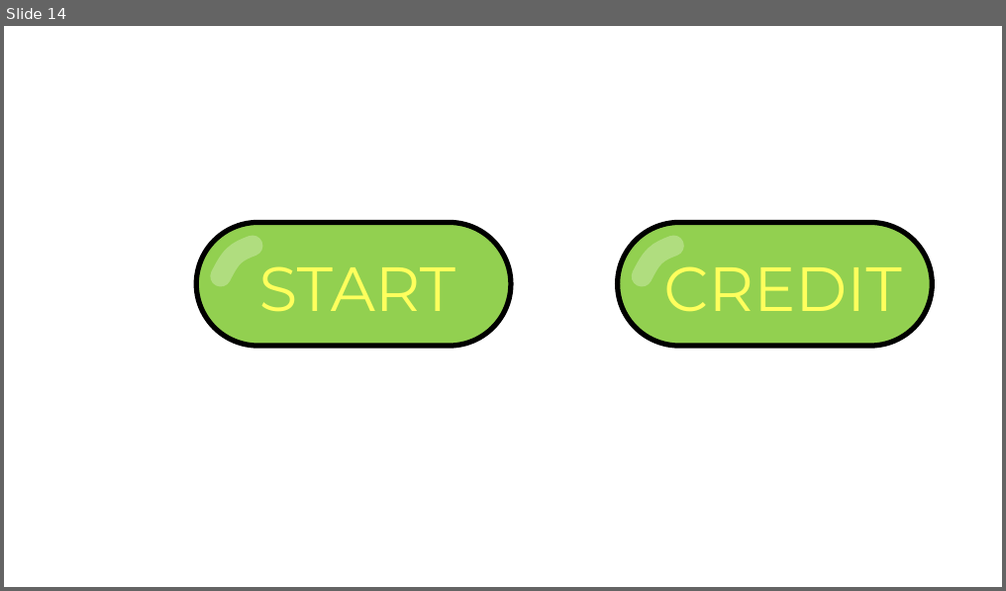
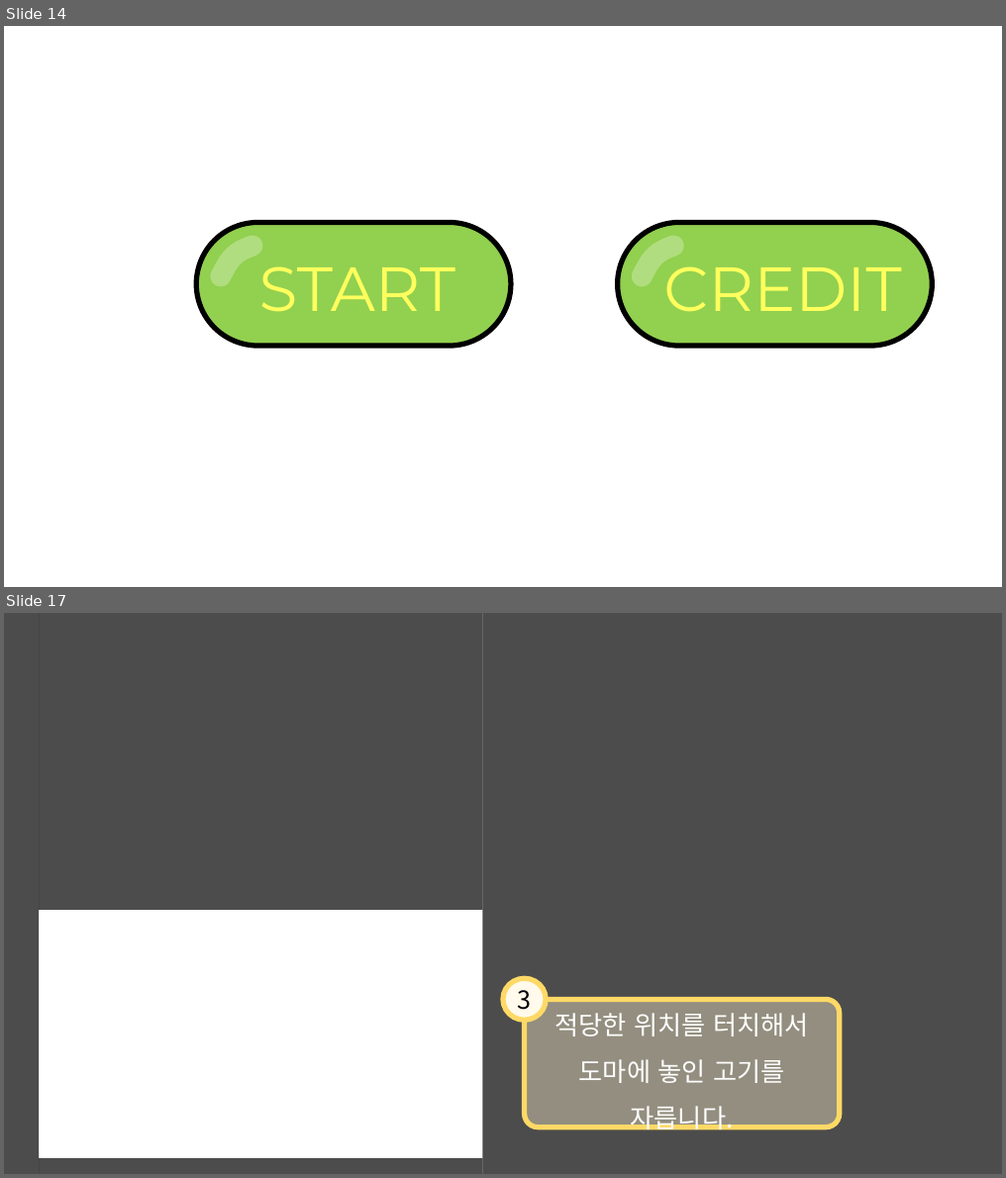
Before and after one commit to SNUGDC/CatDefense, a slide deck: UI Design.pptx. Shown one above the other, each under a label of ours: slide 14 before the commit, slides 14 and 17 after it; the slides between them are not shown. The pictures are 1006x591 and 1006x1178 pixels, drawn with LibreOffice and Linux fonts; fonts in the diff are those of the drawing; background and template pictures are left out. Boxes give left, top, right and bottom in pixels: in the first picture for what was removed or moved away, otherwise in the second. Text is boxed around its words. In the diff, an @@ line names an element or a change of style, - is before the commit and + after.

```diff
--- a/UI Design.pptx
+++ b/UI Design.pptx
@@ slide 17 added at bbox=[4, 613, 1002, 1174], background picture (left out) @@
@@ group added at bbox=[4, 613, 1002, 1174]: 4 rectangles, 1 rounded rectangle, 1 ellipse @@
+적당한 위치를 터치해서
+도마에 놓인 고기를 자릅니다.
+3
```
Also in this commit, not shown: 4 other slides added, 12 other files.
